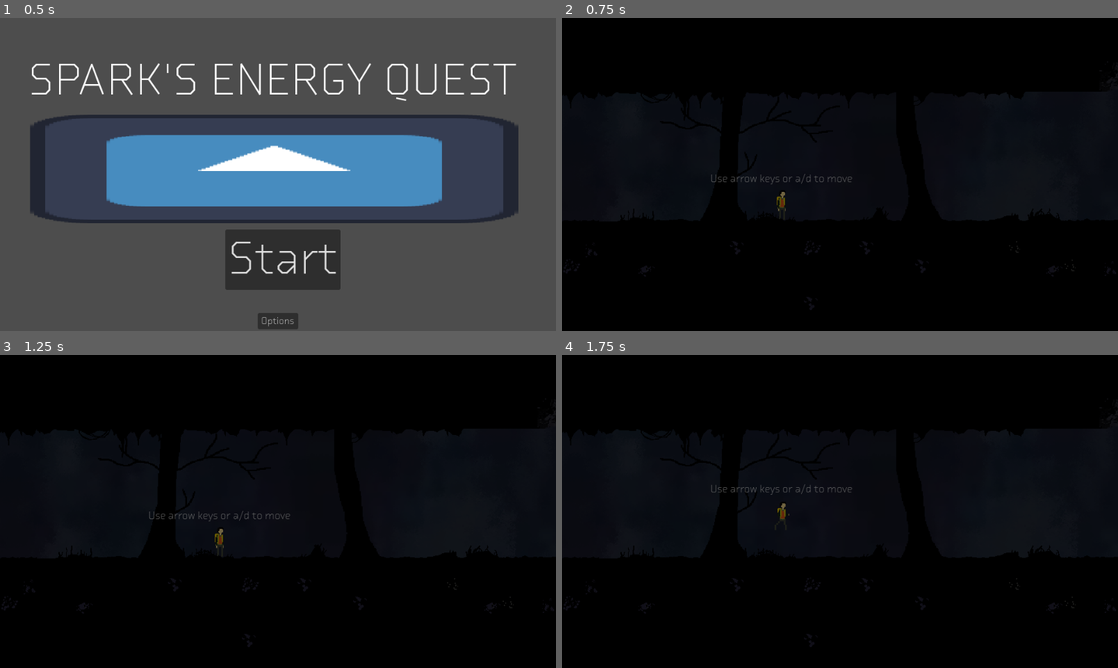
Above: before the commit, frames 1-4 (two rows, left to right).
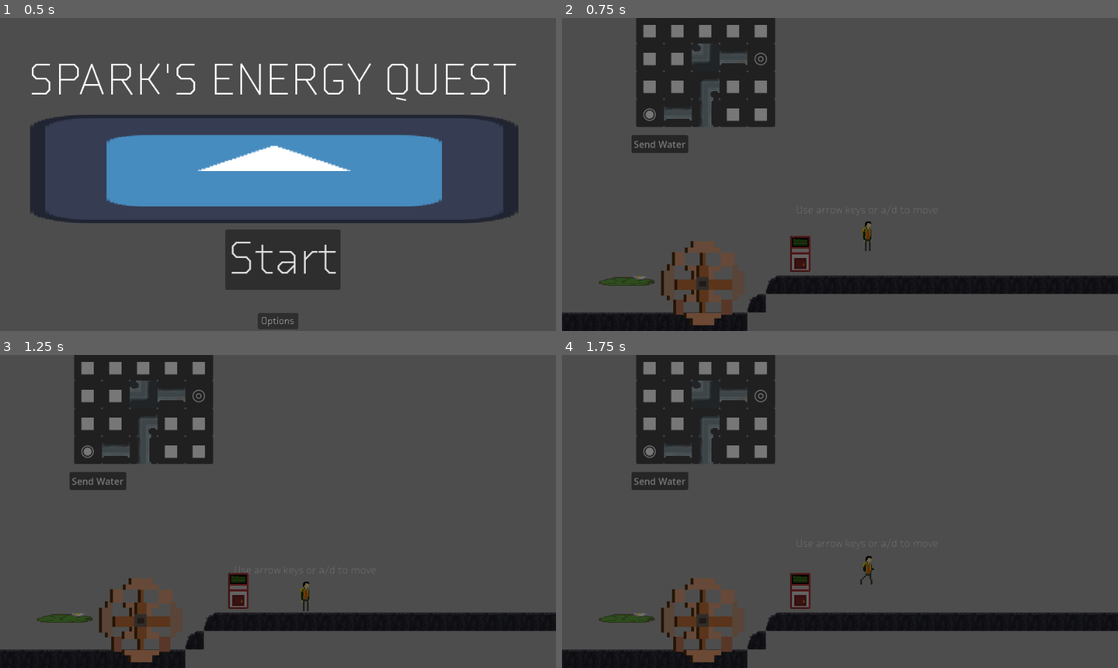
Above: after the commit, the same moments.

Repository: The-Spark-Industries/spark-energy
Game: Godot game, scene res://Master Scenes/titleScreen.tscn
The game is run twice, just before and just after one commit, with the same random seed, the same clock (stepped at 60 frames per second) and the same inputs. The engine's default icon, where the game draws it, is replaced by a stand-in: a white triangle on a blue panel in a dark square.
Inputs:
- Up to frame 1 (0.5 s): no input
- Up to frame 2 (0.75 s): click "Start" at 0.5 s
- Up to frame 3 (1.25 s): no input
- Up to frame 4 (1.75 s): tap Enter (ui_accept) at 1.25 s; hold 2 (inventoryright) from 1.28 s (still down); hold E (e) from 1.28 s (still down); tap Space (jump) at 1.52 s; tap Q (q) at 1.55 s

Frame 1 is identical in both runs. In frame 2, 94% of the frame differs, in the area x 0-100%, y 0-100%; in frame 3, 94%; in frame 4, 94%.

Commit message:
Progressive puzzle

Diff:
--- a/Master Scenes/level1.tscn
+++ b/Master Scenes/level1.tscn
@@ -61,13 +61,16 @@
 [ext_resource type="AudioStream" uid="uid://wecos68iu24f" path="res://Level 1/Level 1 Audio/SFX/TerminalBeep_2.wav" id="50_t5me0"]
 [ext_resource type="AudioStream" uid="uid://cdsgbk8nuv2vx" path="res://Level 1/Level 1 Audio/SFX/Lever3.wav" id="57_jxy6j"]
 [ext_resource type="PackedScene" path="res://Master Scenes/PipePuzzleTerminalMoveOnly.tscn" id="59_xhqtr"]
-[ext_resource type="Script" uid="uid://bu5osw2gmfmv2" path="res://Scripts/TerminalLoopRotate.gd" id="60_rotate_loop"]
+[ext_resource type="Script" path="res://Scripts/TerminalLoopRotate.gd" id="60_rotate_loop"]
 [ext_resource type="Texture2D" uid="uid://b0i7ehutb6a7s" path="res://Master Scenes/backgroundtest1.png" id="62_vg4o2"]
 [ext_resource type="Texture2D" uid="uid://csnyy7k00clf6" path="res://Master Scenes/water.png" id="63_ovtw8"]
 [ext_resource type="Texture2D" uid="uid://rv8j2n6sappr" path="res://Master Scenes/drop.png" id="65_nbn2v"]
 [ext_resource type="Texture2D" uid="uid://crxcicbxqc8st" path="res://Master Scenes/drop2.png" id="66_bljkt"]
 [ext_resource type="Texture2D" uid="uid://b5hl3t76uw2dk" path="res://Master Scenes/test4.png" id="67_bljkt"]
 [ext_resource type="Texture2D" uid="uid://10hxdlpagehv" path="res://Master Scenes/test3.png" id="68_f15sg"]
+[ext_resource type="Script" uid="uid://dvwfont5343rk" path="res://Scripts/ProgressiveTerminalPuzzle.gd" id="69_progressive_terminal"]
+[ext_resource type="PackedScene" path="res://Master Scenes/WirePuzzleTerminalRotateOnly.tscn" id="70_wire_terminal"]
+[ext_resource type="PackedScene" path="res://Master Scenes/WireMinigame.tscn" id="71_wire_minigame"]
 
 [sub_resource type="PhysicsMaterial" id="PhysicsMaterial_lyd6k"]
 
@@ -903,7 +906,7 @@
 position = Vector2(2950, 750)
 
 [node name="CharacterBody2D" type="CharacterBody2D" parent="." unique_id=1859309423]
-position = Vector2(383, 3431)
+position = Vector2(1491, 4534)
 script = ExtResource("1_vly50")
 
 [node name="CollisionShape2D" type="CollisionShape2D" parent="CharacterBody2D" unique_id=1626387251]
@@ -1376,6 +1379,15 @@
 
 [node name="Room_16" type="Node2D" parent="camera_points" unique_id=58292423]
 position = Vector2(3360, 3265)
+
+[node name="Room_17" type="Node2D" parent="camera_points" unique_id=61373383]
+position = Vector2(4320, 3265)
+
+[node name="Room_18" type="Node2D" parent="camera_points" unique_id=2081432613]
+position = Vector2(4320, 3805)
+
+[node name="Room_19" type="Node2D" parent="camera_points" unique_id=1111872976]
+position = Vector2(1440, 4379)
 
 [node name="FloorBlocks" type="Node2D" parent="." unique_id=1995492010]
 position = Vector2(0, -197)
@@ -2508,6 +2520,36 @@
 texture = SubResource("NoiseTexture2D_vg4o2")
 texture_scale = 5.32
 
+[node name="Room10LeftLight" type="PointLight2D" parent="Lighting" unique_id=1978523352]
+visible = false
+z_index = -4
+position = Vector2(1208, 4380)
+scale = Vector2(1.4635103, 1.3034896)
+color = Color(0.8012946, 0.559923, 0, 1)
+energy = 0.08
+texture = SubResource("NoiseTexture2D_vg4o2")
+texture_scale = 5.32
+
+[node name="Room10MidLight" type="PointLight2D" parent="Lighting" unique_id=2046977983]
+visible = false
+z_index = -4
+position = Vector2(1452, 4380)
+scale = Vector2(1.4635103, 1.3034896)
+color = Color(0.8012946, 0.559923, 0, 1)
+energy = 0.08
+texture = SubResource("NoiseTexture2D_vg4o2")
+texture_scale = 5.32
+
+[node name="Room10ExitLight" type="PointLight2D" parent="Lighting" unique_id=930627956]
+visible = false
+z_index = -4
+position = Vector2(1710, 4380)
+scale = Vector2(1.4635103, 1.3034896)
+color = Color(0.8012946, 0.559923, 0, 1)
+energy = 0.08
+texture = SubResource("NoiseTexture2D_vg4o2")
+texture_scale = 5.32
+
 [node name="PointLight2D8" type="PointLight2D" parent="Lighting" unique_id=1178591363]
 z_index = 2
 position = Vector2(2348, -378)
@@ -2667,18 +2709,6 @@
 
 [node name="Node2D7" type="Node2D" parent="." unique_id=5413739]
 
-[node name="PipePuzzleTerminalMoveOnly2" parent="Node2D7" unique_id=677472183 instance=ExtResource("59_xhqtr")]
-position = Vector2(1554, 4522)
-puzzle_layout = 2
-embedded_minigame_path = NodePath("../PipeMinigame")
-
-[node name="PipeMinigame" parent="Node2D7" unique_id=816716628 instance=ExtResource("22_pipe_minigame")]
-visible = false
-offset_left = 1212.0
-offset_top = 4070.0
-offset_right = 1212.0
-offset_bottom = 4070.0
-
 [node name="Node2D6" type="Node2D" parent="." unique_id=2076595082]
 
 [node name="Node2D3" parent="Node2D6" unique_id=976889369 instance=ExtResource("19_8ifkh")]
@@ -2744,14 +2774,106 @@
 position = Vector2(2080, 3433)
 scale = Vector2(1, 6)
 
-[node name="Room_16" type="Node2D" parent="." unique_id=61373383]
-position = Vector2(4320, 3265)
-
-[node name="Room_17" type="Node2D" parent="." unique_id=2081432613]
-position = Vector2(4320, 3805)
-
-[node name="Room_10" type="Node2D" parent="." unique_id=1111872976]
-position = Vector2(1440, 4379)
+[node name="Room10ProgressivePuzzle" type="Node2D" parent="." unique_id=1492631875]
+position = Vector2(1201, 4306)
+
+[node name="PipeMinigameStage1" parent="Room10ProgressivePuzzle" unique_id=1648595598 instance=ExtResource("22_pipe_minigame")]
+anchors_preset = 0
+anchor_right = 0.0
+anchor_bottom = 0.0
+offset_left = -169.0
+offset_top = -263.0
+offset_right = 183.0
+offset_bottom = 89.0
+grow_horizontal = 1
+grow_vertical = 1
+embedded_mode = true
+metadata/_edit_use_anchors_ = true
+
+[node name="PipeSoundTest" type="AudioStreamPlayer" parent="Room10ProgressivePuzzle/PipeMinigameStage1" unique_id=263829020]
+stream = SubResource("AudioStreamRandomizer_uapay")
+volume_db = 5.553
+pitch_scale = 1.93
+
+[node name="TerminalMoveSound" type="AudioStreamPlayer" parent="Room10ProgressivePuzzle/PipeMinigameStage1" unique_id=1336909991]
+stream = SubResource("AudioStreamRandomizer_t5me0")
+volume_db = -6.679
+pitch_scale = 1.43
+
+[node name="TerminalInitialize" type="AudioStreamPlayer" parent="Room10ProgressivePuzzle/PipeMinigameStage1" unique_id=795029261]
+stream = SubResource("AudioStreamPlaylist_fs2l7")
+pitch_scale = 1.42
+
+[node name="PuzzleComplete" type="AudioStreamPlayer" parent="Room10ProgressivePuzzle/PipeMinigameStage1" unique_id=1771222418]
+stream = ExtResource("46_uapay")
+
+[node name="PipePuzzleTerminalStage1" parent="Room10ProgressivePuzzle" unique_id=175254397 instance=ExtResource("12_pipe_terminal")]
+position = Vector2(171, 210)
+puzzle_layout = 3
+control_mode = 1
+water_stream_path = NodePath("../PuzzleWaterStream")
+water_wheel_path = NodePath("../waterWheelPuzzle")
+wheel_spin_time_per_turn = 0.8
+embedded_minigame_path = NodePath("../PipeMinigameStage1")
+
+[node name="PuzzleWaterStream" type="ColorRect" parent="Room10ProgressivePuzzle" unique_id=4038092]
+visible = false
+material = SubResource("ShaderMaterial_0xmx1")
+offset_left = -476.0
+offset_top = 30.0
+offset_right = -444.0
+offset_bottom = 284.0
+
+[node name="waterWheelPuzzle" parent="Room10ProgressivePuzzle" unique_id=265254380 instance=ExtResource("19_8ifkh")]
+z_index = 3
+position = Vector2(-484, 324)
+
+[node name="WaterWheelNoise" type="AudioStreamPlayer2D" parent="Room10ProgressivePuzzle/waterWheelPuzzle" unique_id=2083384769]
+stream = ExtResource("26_xhqtr")
+volume_db = 2.385
+max_distance = 590.0
+attenuation = 1.7411016
+panning_strength = 1.63
+
+[node name="WireMinigameStage2" parent="Room10ProgressivePuzzle" unique_id=1984073887 instance=ExtResource("71_wire_minigame")]
+offset_left = -915.0
+offset_top = -434.0
+offset_right = -563.0
+offset_bottom = -82.0
+embedded_anchor_path = NodePath("Node2D")
+metadata/_edit_use_anchors_ = true
+
+[node name="Node2D" type="Node2D" parent="Room10ProgressivePuzzle/WireMinigameStage2" unique_id=1076603657]
+position = Vector2(450, 519)
+
+[node name="WirePuzzleTerminalStage2" parent="Room10ProgressivePuzzle" unique_id=159538734 instance=ExtResource("70_wire_terminal")]
+position = Vector2(-310, 152)
+puzzle_layout = 8
+embedded_minigame_path = NodePath("../WireMinigameStage2")
+
+[node name="WireMinigameStage3" parent="Room10ProgressivePuzzle" unique_id=708244860 instance=ExtResource("71_wire_minigame")]
+offset_left = -1377.0
+offset_top = -433.0
+offset_right = -1025.0
+offset_bottom = -81.0
+embedded_anchor_path = NodePath("Node2D")
+metadata/_edit_use_anchors_ = true
+
+[node name="Node2D" type="Node2D" parent="Room10ProgressivePuzzle/WireMinigameStage3" unique_id=646245209]
+position = Vector2(718, 512)
+
+[node name="WirePuzzleTerminalStage3" parent="Room10ProgressivePuzzle" unique_id=1213225190 instance=ExtResource("70_wire_terminal")]
+position = Vector2(-378, 152)
+embedded_minigame_path = NodePath("../WireMinigameStage3")
+
+[node name="ProgressiveRoom10Controller" type="Node" parent="Room10ProgressivePuzzle" unique_id=221273738]
+script = ExtResource("69_progressive_terminal")
+stage_one_terminal_path = NodePath("../PipePuzzleTerminalStage1")
+stage_two_terminal_path = NodePath("../WirePuzzleTerminalStage2")
+stage_three_terminal_path = NodePath("../WirePuzzleTerminalStage3")
+stage_one_light_paths = Array[NodePath]([NodePath("../../Lighting/Room10ExitLight")])
+stage_two_additional_light_paths = Array[NodePath]([NodePath("../../Lighting/Room10MidLight")])
+stage_three_additional_light_paths = Array[NodePath]([NodePath("../../Lighting/Room10LeftLight")])
 
 [node name="Backgroundtest1" type="Sprite2D" parent="." unique_id=905873911]
 z_index = -40
--- a/Scripts/PipeMinigame.gd
+++ b/Scripts/PipeMinigame.gd
@@ -43,6 +43,10 @@
 @export var empty_texture: Texture2D
 @export var embedded_mode: bool = false
 @export var embedded_use_glyphs: bool = false
+@export_group("Embedded Placement")
+@export var embedded_anchor_path: NodePath
+@export var embedded_anchor_centered: bool = true
+@export var embedded_anchor_offset: Vector2 = Vector2.ZERO
 
 @onready var _root_panel: PanelContainer = $CenterContainer/PanelContainer
 @onready var _title_label: Label = $CenterContainer/PanelContainer/VBoxContainer/Title
@@ -72,22 +76,16 @@
 var _control_mode: int = 0  # 0: normal, 1: move-only, 2: rotate-only
 var _embedded_refresh_pending: bool = false
 var _debug_preview: bool = false
+var _embedded_anchor_node: Node2D = null
+var _embedded_anchor_is_internal: bool = false
+var _embedded_anchor_global_target: Vector2 = Vector2.ZERO
 
 func set_debug_preview(enabled: bool) -> void:
 	_debug_preview = enabled
 
 func _ready() -> void:
 	process_mode = Node.PROCESS_MODE_WHEN_PAUSED
-	if embedded_mode:
-		anchor_left = 0.0
-		anchor_top = 0.0
-		anchor_right = 0.0
-		anchor_bottom = 0.0
-		offset_left = 0.0
-		offset_top = 0.0
-		offset_right = size.x
-		offset_bottom = size.y
-	else:
+	if not embedded_mode:
 		anchor_left = 0.0
 		anchor_top = 0.0
 		anchor_right = 1.0
@@ -108,17 +106,26 @@
 		$CenterContainer/PanelContainer/VBoxContainer/Footer.visible = true
 		$CenterContainer/PanelContainer/VBoxContainer/Footer/Status.visible = false
 		$CenterContainer/PanelContainer/VBoxContainer/Footer/SendWaterButton.text = "Send Water"
+		_resolve_embedded_anchor_node()
+		set_process(_embedded_anchor_node != null and not _embedded_anchor_is_internal)
+		if _embedded_anchor_node != null:
+			call_deferred("_update_embedded_anchor_position")
 	if embedded_mode:
 		# Embedded boards must not flash stale/default content.
 		visible = false
 		if _puzzle == null:
-			return
+			_puzzle = PipePuzzleDefinition.create_default()
+			_grid_size = _puzzle.grid_width
+			_grid_height = _puzzle.grid_height
 		_request_embedded_refresh()
 		return
 	_reset_puzzle()
 
 func set_puzzle(puzzle: PipePuzzleDefinition) -> void:
-	_puzzle = puzzle
+	if puzzle == null:
+		_puzzle = PipePuzzleDefinition.create_default()
+	else:
+		_puzzle = puzzle
 	if _puzzle:
 		_grid_size = _puzzle.grid_width
 		_grid_height = _puzzle.grid_height
@@ -132,6 +139,13 @@
 
 func set_control_mode(mode: int) -> void:
 	_control_mode = clampi(mode, 0, 2)
+
+func _process(_delta: float) -> void:
+	if not embedded_mode:
+		return
+	if _embedded_anchor_is_internal:
+		return
+	_update_embedded_anchor_position()
 
 func refresh_embedded_preview() -> void:
 	if not embedded_mode or _puzzle == null:
@@ -345,6 +359,40 @@
 		_cells.append(cell)
 		_cell_labels.append(label)
 		_cell_icons.append(icon)
+
+	if embedded_mode and _embedded_anchor_node != null:
+		call_deferred("_update_embedded_anchor_position")
+
+func _resolve_embedded_anchor_node() -> void:
+	_embedded_anchor_node = null
+	_embedded_anchor_is_internal = false
+	if String(embedded_anchor_path).is_empty():
+		return
+	_embedded_anchor_node = get_node_or_null(embedded_anchor_path) as Node2D
+	if _embedded_anchor_node == null:
+		push_warning("PipeMinigame: embedded_anchor_path does not point to a Node2D on %s" % name)
+		return
+
+	_embedded_anchor_is_internal = is_ancestor_of(_embedded_anchor_node)
+	_embedded_anchor_global_target = _embedded_anchor_node.global_position
+
+func _update_embedded_anchor_position() -> void:
+	if not embedded_mode:
+		return
+	if _embedded_anchor_node == null:
+		if not String(embedded_anchor_path).is_empty():
+			_resolve_embedded_anchor_node()
+		if _embedded_anchor_node == null:
+			return
+
+	var anchor_global := _embedded_anchor_global_target if _embedded_anchor_is_internal else _embedded_anchor_node.global_position
+	var target_position := anchor_global + embedded_anchor_offset
+	if embedded_anchor_centered:
+		var panel_size := _root_panel.size
+		if panel_size.x <= 0.0 or panel_size.y <= 0.0:
+			panel_size = _root_panel.get_combined_minimum_size()
+		target_position -= panel_size * 0.5
+	global_position = target_position
 
 func _reset_puzzle() -> void:
 	if not _puzzle:
--- a/Scripts/PipePuzzleTerminal.gd
+++ b/Scripts/PipePuzzleTerminal.gd
@@ -93,6 +93,8 @@
 		call_deferred("_setup_embedded_preview")
 		call_deferred("_sync_embedded_preview_with_retries", 0)
 
+	call_deferred("_sync_interaction_overlaps")
+
 func _setup_embedded_preview() -> void:
 	var embedded := get_node_or_null(embedded_minigame_path) as Control
 	if embedded == null:
@@ -216,6 +218,8 @@
 		_start_platform_motion_if_needed()
 
 func _physics_process(delta: float) -> void:
+	_sync_interaction_overlaps()
+
 	if (Global.fontChoice==0):
 		$Prompt.theme=load("res://Assets/Visual/Lingua.tres")
 	if (Global.fontChoice==1):
@@ -511,6 +515,25 @@
 			tween.set_loops()
 			tween.tween_property(wheel, "rotation", TAU, wheel_spin_time_per_turn).as_relative().set_trans(Tween.TRANS_LINEAR).set_ease(Tween.EASE_IN)
 
+func _sync_interaction_overlaps() -> void:
+	var overlapping_players: Array[Node] = []
+	for body in get_overlapping_bodies():
+		if body is CharacterBody2D:
+			overlapping_players.append(body)
+			if body not in _bodies_inside:
+				_bodies_inside.append(body)
+				if body.has_method("_on_interactable_entered"):
+					body._on_interactable_entered(self)
+
+	for tracked in _bodies_inside.duplicate():
+		if tracked == null or not is_instance_valid(tracked) or tracked not in overlapping_players:
+			_bodies_inside.erase(tracked)
+			if tracked and tracked.has_method("_on_interactable_exited"):
+				tracked._on_interactable_exited(self)
+
+	if has_node("Prompt"):
+		$Prompt.visible = (not _bodies_inside.is_empty()) and (not _solved)
+
 func _on_body_entered(body: Node2D) -> void:
 	if not (body is CharacterBody2D):
 		return
--- /dev/null
+++ b/Scripts/ProgressiveTerminalPuzzle.gd
@@ -0,0 +1,121 @@
+extends Node
+class_name ProgressiveTerminalPuzzle
+
+@export_group("Terminals")
+@export var stage_one_terminal_path: NodePath
+@export var stage_two_terminal_path: NodePath
+@export var stage_three_terminal_path: NodePath
+@export var lock_stage_two_until_stage_one: bool = true
+@export var lock_stage_three_until_stage_two: bool = true
+@export var stage_one_power_delay: float = 0.35
+
+@export_group("Lighting")
+@export var stage_one_light_paths: Array[NodePath] = []
+@export var stage_two_additional_light_paths: Array[NodePath] = []
+@export var stage_three_additional_light_paths: Array[NodePath] = []
+
+var _stage_one_complete: bool = false
+var _stage_two_complete: bool = false
+var _stage_three_complete: bool = false
+
+var _stage_one_terminal: Node = null
+var _stage_two_terminal: Node = null
+var _stage_three_terminal: Node = null
+
+func _ready() -> void:
+	_stage_one_terminal = get_node_or_null(stage_one_terminal_path)
+	_stage_two_terminal = get_node_or_null(stage_two_terminal_path)
+	_stage_three_terminal = get_node_or_null(stage_three_terminal_path)
+
+	_connect_terminal_if_available(_stage_one_terminal, _on_stage_one_solved)
+	_connect_terminal_if_available(_stage_two_terminal, _on_stage_two_solved)
+	_connect_terminal_if_available(_stage_three_terminal, _on_stage_three_solved)
+
+	_set_stage_one_lights(false)
+	_set_stage_two_extra_lights(false)
+	_set_stage_three_extra_lights(false)
+
+	if lock_stage_two_until_stage_one:
+		_set_terminal_enabled(_stage_two_terminal, false)
+	if lock_stage_three_until_stage_two:
+		_set_terminal_enabled(_stage_three_terminal, false)
+
+func _connect_terminal_if_available(terminal: Node, callback: Callable) -> void:
+	if terminal == null:
+		return
+	if terminal.has_signal("puzzle_solved") and not terminal.is_connected("puzzle_solved", callback):
+		terminal.connect("puzzle_solved", callback)
+
+func _on_stage_one_solved(_terminal: Node) -> void:
+	if _stage_one_complete:
+		return
+
+	_stage_one_complete = true
+
+	if stage_one_power_delay > 0.0:
+		await get_tree().create_timer(stage_one_power_delay).timeout
+
+	_set_stage_one_lights(true)
+	_set_stage_two_extra_lights(false)
+	_set_stage_three_extra_lights(false)
+
+	if lock_stage_two_until_stage_one:
+		_set_terminal_enabled(_stage_two_terminal, true)
+
+func _on_stage_two_solved(_terminal: Node) -> void:
+	if _stage_two_complete:
+		return
+
+	_stage_two_complete = true
+	_set_stage_one_lights(true)
+	_set_stage_two_extra_lights(true)
+	_set_stage_three_extra_lights(false)
+
+	if lock_stage_three_until_stage_two:
+		_set_terminal_enabled(_stage_three_terminal, true)
+
+func _on_stage_three_solved(_terminal: Node) -> void:
+	if _stage_three_complete:
+		return
+
+	_stage_three_complete = true
+	_set_stage_one_lights(true)
+	_set_stage_two_extra_lights(true)
+	_set_stage_three_extra_lights(true)
+
+func _set_stage_one_lights(enabled: bool) -> void:
+	for light_path in stage_one_light_paths:
+		_set_light_enabled(get_node_or_null(light_path), enabled)
+
+func _set_stage_two_extra_lights(enabled: bool) -> void:
+	for light_path in stage_two_additional_light_paths:
+		_set_light_enabled(get_node_or_null(light_path), enabled)
+
+func _set_stage_three_extra_lights(enabled: bool) -> void:
+	for light_path in stage_three_additional_light_paths:
+		_set_light_enabled(get_node_or_null(light_path), enabled)
+
+func _set_light_enabled(node: Node, enabled: bool) -> void:
+	if node == null:
+		return
+
+	if node is PointLight2D:
+		(node as PointLight2D).visible = enabled
+		return
+
+	if node is CanvasItem:
+		(node as CanvasItem).visible = enabled
+
+func _set_terminal_enabled(node: Node, enabled: bool) -> void:
+	if node == null:
+		return
+
+	if node is Area2D:
+		var area := node as Area2D
+		area.set_deferred("monitoring", enabled)
+		area.set_deferred("monitorable", enabled)
+
+	if node.has_node("Prompt"):
+		var prompt := node.get_node("Prompt") as CanvasItem
+		if prompt:
+			prompt.visible = false
Not shown: 4 places in Master Scenes/level1.tscn that only renumber resources
Not shown, added: Scripts/ProgressiveTerminalPuzzle.gd.uid
